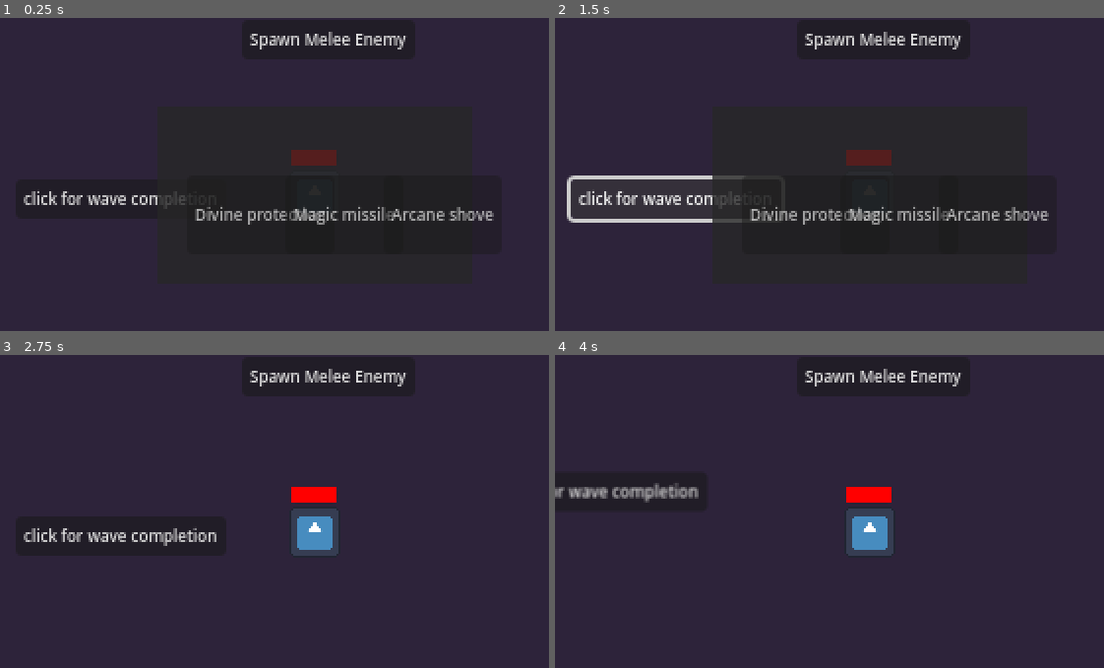
Above: before the commit, frames 1-4 (two rows, left to right).
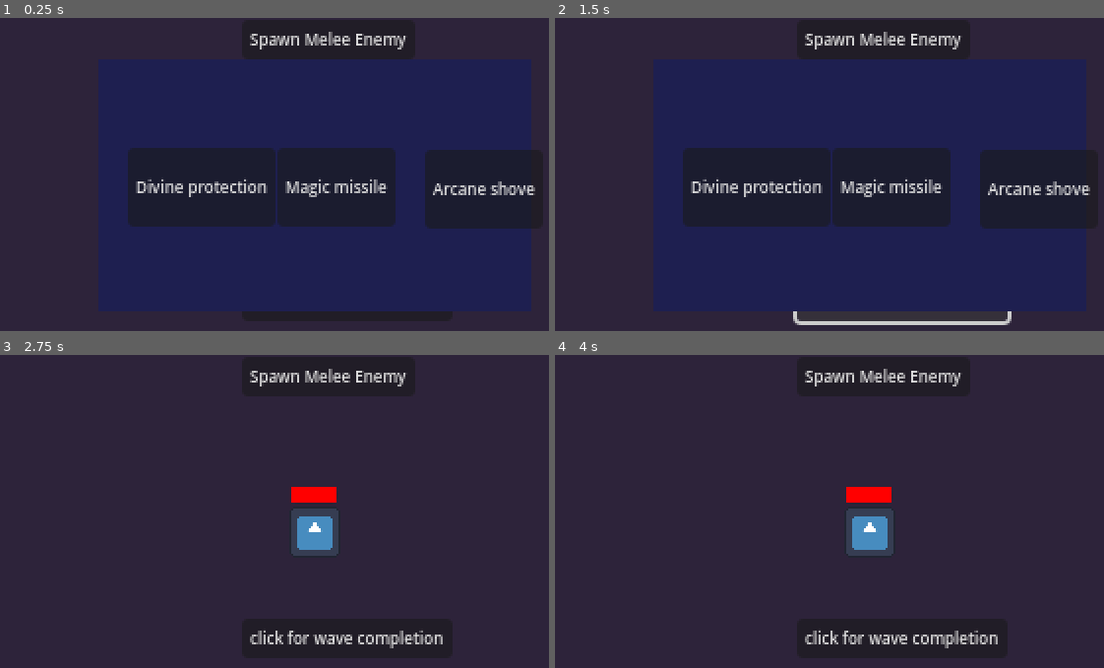
Above: after the commit, the same moments.

Repository: TobiasTV49/Informatica-Eindopdracht
Game: Godot game, scene res://Functionality/Scenes/main.tscn
Two runs of this game, one before a commit and one after it. Both use one fixed random seed, a clock stepped at 60 frames per second and the inputs below. The engine's default icon, where the game draws it, is replaced by a stand-in: a white triangle on a blue panel in a dark square.
Inputs:
- Up to frame 1 (0.25 s): no input
- Up to frame 2 (1.5 s): click "Spawn Melee Enemy" at 0.5 s; click "click for wave completion" at 1.25 s
- Up to frame 3 (2.75 s): click "Divine protection" at 2 s
- Up to frame 4 (4 s): tap Enter at 2.75 s; hold Right (right) 2.78-3.53 s; hold Down (down) from 3.53 s (still down)

The runs differ from the first frame. In frame 1, 24% of the frame differs, in the area x 4-98%, y 28-85%; in frame 2, 26%, in the area x 2-98%, y 28-99%; in frame 3, 1.5%; in frame 4, 1.6%.

Commit message:
some small (mostly visual) changes

Diff:
--- a/Functionality/Scenes/SpellMenu.tscn
+++ b/Functionality/Scenes/SpellMenu.tscn
@@ -5,39 +5,47 @@
 [sub_resource type="Theme" id="Theme_bbvsk"]
 
 [node name="SpellMenu" type="Node2D"]
+z_index = 1
+position = Vector2(160, 85)
 script = ExtResource("1_d2hj5")
 
 [node name="SpellMenu_BG" type="ColorRect" parent="."]
-modulate = Color(1, 1, 1, 0.784314)
-offset_left = 80.0
-offset_top = 45.0
-offset_right = 240.0
-offset_bottom = 135.0
-color = Color(0.151276, 0.151276, 0.151276, 1)
+anchors_preset = 8
+anchor_left = 0.5
+anchor_top = 0.5
+anchor_right = 0.5
+anchor_bottom = 0.5
+offset_left = -110.0
+offset_top = -64.0
+offset_right = 110.0
+offset_bottom = 64.0
+grow_horizontal = 2
+grow_vertical = 2
+color = Color(0.116948, 0.123036, 0.314042, 1)
 
 [node name="Spell1" type="Button" parent="SpellMenu_BG"]
 layout_mode = 0
 offset_left = 15.0
-offset_top = 35.0
+offset_top = 45.0
 offset_right = 45.0
-offset_bottom = 75.0
+offset_bottom = 85.0
 theme = SubResource("Theme_bbvsk")
 theme_override_font_sizes/font_size = 8
 
 [node name="Spell2" type="Button" parent="SpellMenu_BG"]
 layout_mode = 0
-offset_left = 65.0
-offset_top = 35.0
-offset_right = 95.0
-offset_bottom = 75.0
+offset_left = 91.0
+offset_top = 45.0
+offset_right = 121.0
+offset_bottom = 85.0
 theme_override_font_sizes/font_size = 8
 
 [node name="Spell3" type="Button" parent="SpellMenu_BG"]
 layout_mode = 0
-offset_left = 115.0
-offset_top = 35.0
-offset_right = 145.0
-offset_bottom = 75.0
+offset_left = 166.0
+offset_top = 46.0
+offset_right = 196.0
+offset_bottom = 86.0
 theme_override_font_sizes/font_size = 8
 
 [connection signal="pressed" from="SpellMenu_BG/Spell1" to="." method="_on_spell_1_pressed"]
--- a/Functionality/Scenes/enemy.tscn
+++ b/Functionality/Scenes/enemy.tscn
@@ -1,10 +1,82 @@
-[gd_scene load_steps=5 format=3 uid="uid://dlsjc0570kmji"]
+[gd_scene load_steps=15 format=3 uid="uid://dlsjc0570kmji"]
 
 [ext_resource type="Script" path="res://Functionality/Scripts/melee_enemy.gd" id="1_jfa1j"]
-[ext_resource type="Texture2D" uid="uid://c4snuhiqix0ih" path="res://icon.svg" id="1_oxsr4"]
+[ext_resource type="Texture2D" uid="uid://cbs3mvlkaowvo" path="res://Assets/pixilart-sprite.png" id="2_qtmnn"]
 
-[sub_resource type="RectangleShape2D" id="RectangleShape2D_3gphb"]
-size = Vector2(30, 30)
+[sub_resource type="AtlasTexture" id="AtlasTexture_tdv6v"]
+atlas = ExtResource("2_qtmnn")
+region = Rect2(0, 0, 64, 64)
+
+[sub_resource type="AtlasTexture" id="AtlasTexture_6n3m7"]
+atlas = ExtResource("2_qtmnn")
+region = Rect2(64, 0, 64, 64)
+
+[sub_resource type="AtlasTexture" id="AtlasTexture_n20mr"]
+atlas = ExtResource("2_qtmnn")
+region = Rect2(128, 0, 64, 64)
+
+[sub_resource type="AtlasTexture" id="AtlasTexture_mi1i7"]
+atlas = ExtResource("2_qtmnn")
+region = Rect2(192, 0, 64, 64)
+
+[sub_resource type="AtlasTexture" id="AtlasTexture_3tovx"]
+atlas = ExtResource("2_qtmnn")
+region = Rect2(256, 0, 64, 64)
+
+[sub_resource type="AtlasTexture" id="AtlasTexture_g5ho5"]
+atlas = ExtResource("2_qtmnn")
+region = Rect2(320, 0, 64, 64)
+
+[sub_resource type="AtlasTexture" id="AtlasTexture_5k4r7"]
+atlas = ExtResource("2_qtmnn")
+region = Rect2(384, 0, 64, 64)
+
+[sub_resource type="AtlasTexture" id="AtlasTexture_xh6it"]
+atlas = ExtResource("2_qtmnn")
+region = Rect2(448, 0, 64, 64)
+
+[sub_resource type="AtlasTexture" id="AtlasTexture_bqis4"]
+atlas = ExtResource("2_qtmnn")
+region = Rect2(512, 0, 64, 64)
+
+[sub_resource type="SpriteFrames" id="SpriteFrames_sfigl"]
+animations = [{
+"frames": [{
+"duration": 1.0,
+"texture": SubResource("AtlasTexture_tdv6v")
+}, {
+"duration": 1.0,
+"texture": SubResource("AtlasTexture_6n3m7")
+}, {
+"duration": 1.0,
+"texture": SubResource("AtlasTexture_n20mr")
+}, {
+"duration": 1.0,
+"texture": SubResource("AtlasTexture_mi1i7")
+}, {
+"duration": 1.0,
+"texture": SubResource("AtlasTexture_3tovx")
+}, {
+"duration": 1.0,
+"texture": SubResource("AtlasTexture_g5ho5")
+}, {
+"duration": 1.0,
+"texture": SubResource("AtlasTexture_5k4r7")
+}, {
+"duration": 1.0,
+"texture": SubResource("AtlasTexture_xh6it")
+}, {
+"duration": 1.0,
+"texture": SubResource("AtlasTexture_bqis4")
+}],
+"loop": true,
+"name": &"walking",
+"speed": 5.0
+}]
+
+[sub_resource type="CapsuleShape2D" id="CapsuleShape2D_7d4ii"]
+radius = 6.0
+height = 24.0
 
 [sub_resource type="CircleShape2D" id="CircleShape2D_gcqi8"]
 radius = 38.0
@@ -13,17 +85,21 @@
 position = Vector2(23, 23)
 script = ExtResource("1_jfa1j")
 
-[node name="Sprite2D" type="Sprite2D" parent="."]
-scale = Vector2(0.25, 0.25)
-texture = ExtResource("1_oxsr4")
+[node name="enemy_sprite" type="AnimatedSprite2D" parent="."]
+sprite_frames = SubResource("SpriteFrames_sfigl")
+animation = &"walking"
+autoplay = "walking"
 
 [node name="Collision" type="CollisionShape2D" parent="."]
-shape = SubResource("RectangleShape2D_3gphb")
+position = Vector2(-2, -1)
+shape = SubResource("CapsuleShape2D_7d4ii")
 
 [node name="AttackRange" type="Area2D" parent="."]
+position = Vector2(-6, -1)
 scale = Vector2(0.760001, 0.760001)
 
 [node name="RangeShape" type="CollisionShape2D" parent="AttackRange"]
+position = Vector2(3.94736, 0)
 shape = SubResource("CircleShape2D_gcqi8")
 
 [node name="Attacktimer" type="Timer" parent="."]
--- a/Functionality/Scenes/main.tscn
+++ b/Functionality/Scenes/main.tscn
@@ -41,7 +41,7 @@
 [node name="SpellMenu" parent="CanvasLayer" instance=ExtResource("5_ipgrs")]
 visible = false
 
-[node name="Temporary button" type="Button" parent="."]
+[node name="Temporary button" type="Button" parent="CanvasLayer"]
 offset_left = 123.0
 offset_top = 134.0
 offset_right = 230.0
@@ -50,4 +50,4 @@
 text = "click for wave completion"
 
 [connection signal="pressed" from="CanvasLayer/Button" to="." method="_on_button_pressed"]
-[connection signal="pressed" from="Temporary button" to="." method="_on_temporary_button_pressed"]
+[connection signal="pressed" from="CanvasLayer/Temporary button" to="." method="_on_temporary_button_pressed"]
--- a/Functionality/Scenes/ranged_enemy.tscn
+++ b/Functionality/Scenes/ranged_enemy.tscn
@@ -15,16 +15,10 @@
 
 func _physics_process(delta: float) -> void:
 	if Global.player_death == false:
-		#look_at(player.position)
 		if attacking == false:
 			velocity = (player.position - position).normalized() * SPEED
 		else:
 			velocity = Vector2(0, 0)
-	#	elif attacking == true:
-	#		velocity = Vector2(0, 0)
-	#		await get_tree().create_timer(1).timeout
-	#		Global.player_health -= 10
-	#		print(\"balls\")
 
 	move_and_slide()
 
--- a/Functionality/Scripts/bullet.gd
+++ b/Functionality/Scripts/bullet.gd
@@ -1,7 +1,7 @@
 extends Area2D
 
 var enemy_array: Array
-var shot: bool = true #i made it true to make the code runnable for now
+var shot: bool = false
 var enemy
 var direction
 var nearest_enemy = null
@@ -15,13 +15,17 @@
 		for i in enemy_array:
 			var temp_distance = position.distance_to(i.position)
 			if temp_distance < position.distance_to(nearest_enemy.position):
+				nearest_enemy.scale = Vector2(1, 1)
 				nearest_enemy = i
 
 		if nearest_enemy != null:
-			self.position = nearest_enemy.position
+			pass
+			nearest_enemy.scale = Vector2(0.75, 0.75)
 
 	if shot == false:
-		direction = Global.player_position - Global.enemy_position
+		if Global.player_health > 0:
+			position = $"../Player".position
+		#direction = Global.player_position - Global.enemy_position
 
 func bullet() -> void:
 	shot = true
--- a/Functionality/Scripts/melee_enemy.gd
+++ b/Functionality/Scripts/melee_enemy.gd
@@ -10,7 +10,12 @@
 
 func _physics_process(delta: float) -> void:
 	if Global.player_death == false:
-		#look_at(player.position)
+		var direction = player.position.x - position.x
+		if direction > 0:
+			$enemy_sprite.flip_h = false
+		else:
+			$enemy_sprite.flip_h = true
+
 		if attacking == false:
 			velocity = (player.position - position).normalized() * SPEED
 		else:
--- a/project.godot
+++ b/project.godot
@@ -26,6 +26,12 @@
 window/size/viewport_height=180
 window/size/mode=3
 window/stretch/mode="viewport"
+window/stretch/aspect="expand"
+
+[global_group]
+
+Player=""
+enemies=""
 
 [input]
 
@@ -71,4 +77,5 @@
 
 [rendering]
 
+textures/canvas_textures/default_texture_filter=3
 renderer/rendering_method="mobile"
Binary file added: Assets/pixil-gif-drawing (1).gif
Binary file added: Assets/pixilart-sprite.png
Not shown, added: Assets/pixilart-sprite.png.import
